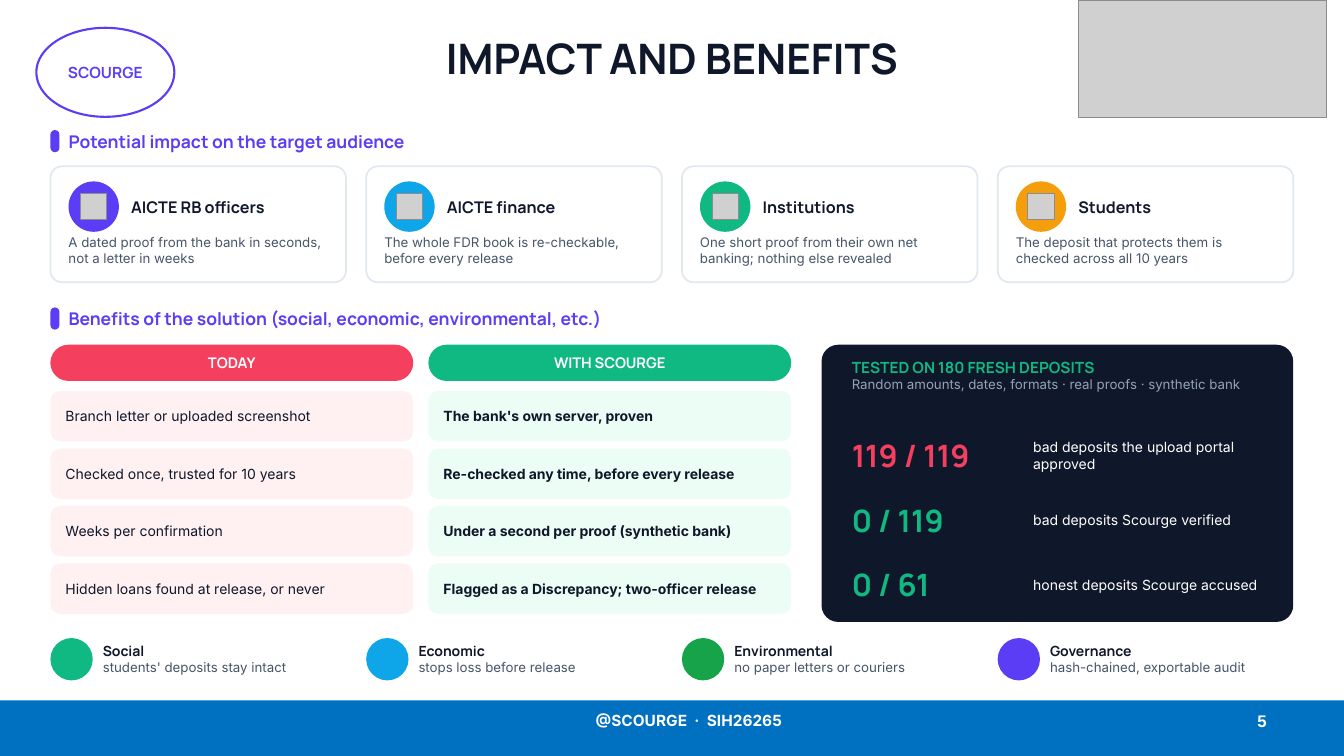
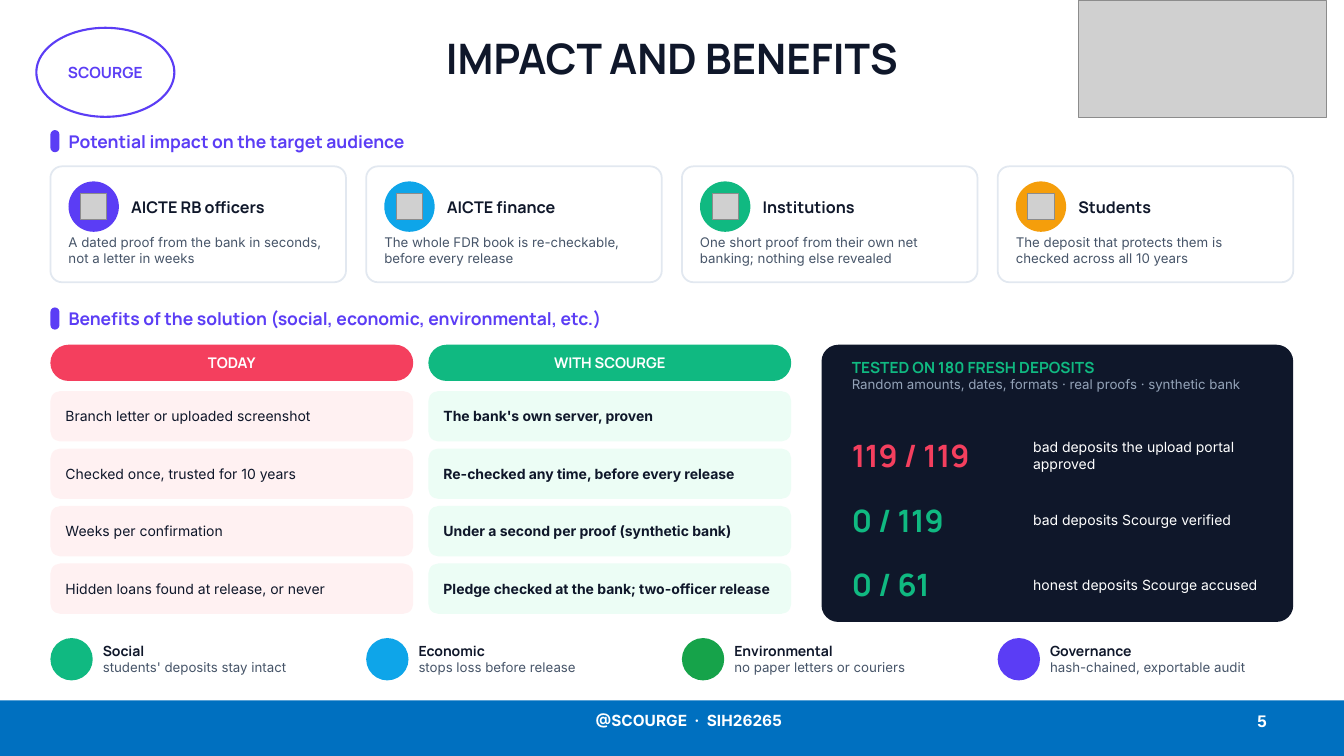
Before and after one commit to Lakki007/Arnavax-Scourge-SIH26265, a slide deck: slide 5 of docs/ppt/Scourge_SIH26265_Idea.pptx. Drawn at 1344x756 pixels with LibreOffice and Linux fonts; fonts in the diff are those of the drawing; grey boxes stand for pictures; background and template pictures are left out. Boxes give left, top, right and bottom in pixels: in the first picture for what was removed or moved away, otherwise in the second. Text is boxed around its words. In the diff, an @@ line names an element or a change of style, - is before the commit and + after.

```diff
--- a/docs/ppt/Scourge_SIH26265_Idea.pptx
+++ b/docs/ppt/Scourge_SIH26265_Idea.pptx
@@ text at [443,583,770,597]: text changed @@
-Flagged as a Discrepancy; two-officer release
+Pledge checked at the bank; two-officer release
```
Also in this commit, not shown: 2 other slides changed, 2 other files.
